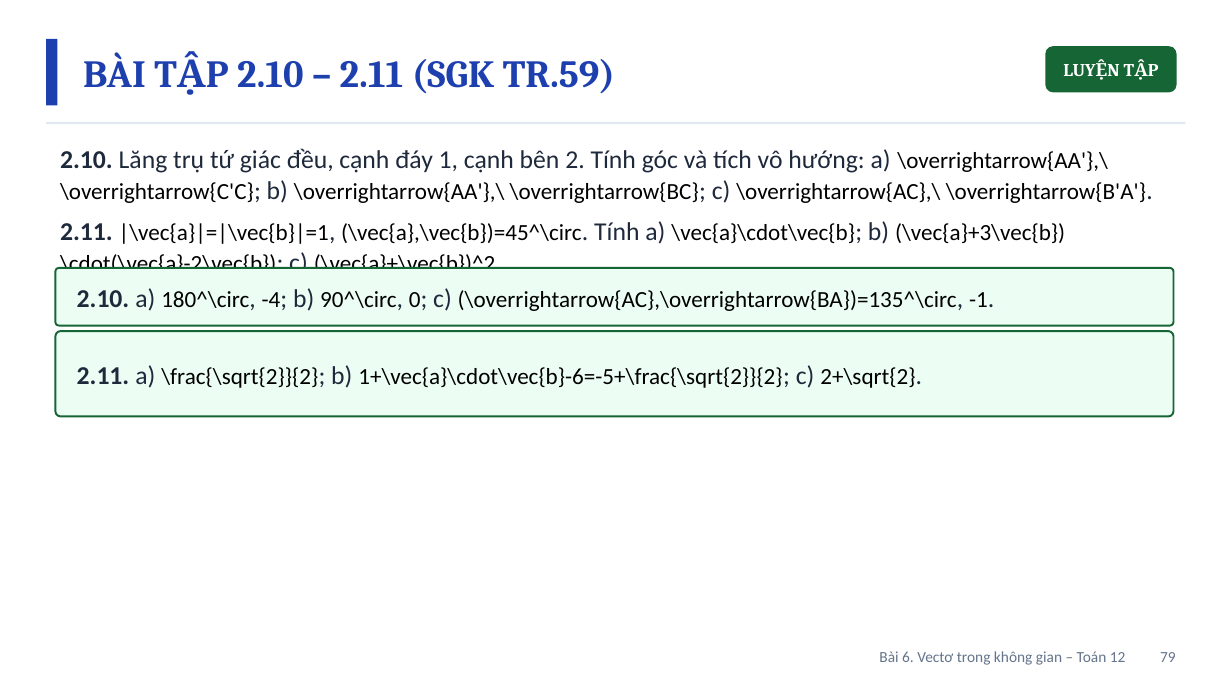
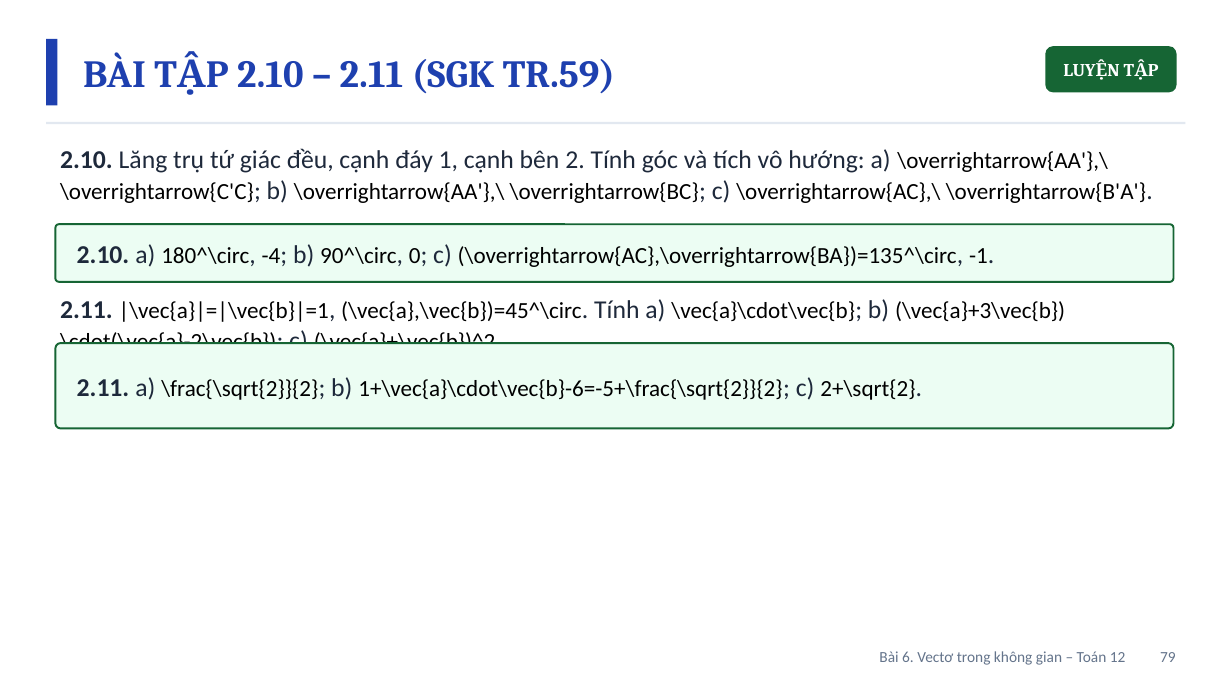
Before and after one commit to Trangtu66/Taode_thi_online, a slide deck: slide 79 of mon/toan/slide/lop12/BaiGiangDienTu_TOAN12_Bai6_VectoTrongKhongGian_T28-33.pptx. Drawn at 1232x693 pixels with LibreOffice and Linux fonts; fonts in the diff are those of the drawing. Boxes give left, top, right and bottom in pixels: in the first picture for what was removed or moved away, otherwise in the second. Text is boxed around its words. In the diff, an @@ line names an element or a change of style, - is before the commit and + after.

```diff
--- a/mon/toan/slide/lop12/BaiGiangDienTu_TOAN12_Bai6_VectoTrongKhongGian_T28-33.pptx
+++ b/mon/toan/slide/lop12/BaiGiangDienTu_TOAN12_Bai6_VectoTrongKhongGian_T28-33.pptx
@@ rounded rectangle: place and size @@
-rounded rectangle at box(55, 268, 1174, 325)
+rounded rectangle at box(55, 225, 1174, 282)
@@ text at box(60, 221, 1065, 269): paragraph removed @@
-2.11. |\vec{a}|=|\vec{b}|=1, (\vec{a},\vec{b})=45^\circ. Tính a) \vec{a}\cdot\vec{b}; b) (\vec{a}+3\vec{b})\cdot(\vec{a}-2\vec{b}); c) (\vec{a}+\vec{b})^2.
@@ text "2.10. a) 180^\circ, -4; b) ...": place and size @@
-text "2.10. a) 180^\circ, -4; b) ..." at box(77, 288, 988, 311)
+text "2.10. a) 180^\circ, -4; b) ..." at box(77, 244, 988, 267)
@@ text added at box(60, 299, 1065, 344), 18 pt, text #000000 @@
+2.11. |\vec{a}|=|\vec{b}|=1, (\vec{a},\vec{b})=45^\circ. Tính a) \vec{a}\cdot\vec{b}; b) (\vec{a}+3\vec{b})\cdot(\vec{a}-2\vec{b}); c) (\vec{a}+\vec{b})^2.
@@ rounded rectangle: place and size @@
-rounded rectangle at box(55, 331, 1174, 416)
+rounded rectangle at box(55, 343, 1174, 428)
@@ text "2.11. a) \frac{\sqrt{2}}{2}; b) 1+\vec{a}\cdot\vec{b}-6=-5+\ ...": place and size @@
-text "2.11. a) \frac{\sqrt{2}}{2}; b) 1+\vec{a}\cdot\vec{b}-6=-5+\ ..." at box(77, 365, 915, 388)
+text "2.11. a) \frac{\sqrt{2}}{2}; b) 1+\vec{a}\cdot\vec{b}-6=-5+\ ..." at box(77, 377, 915, 400)
```
Also in this commit, not shown: 4 other slides changed, 7 other files.
